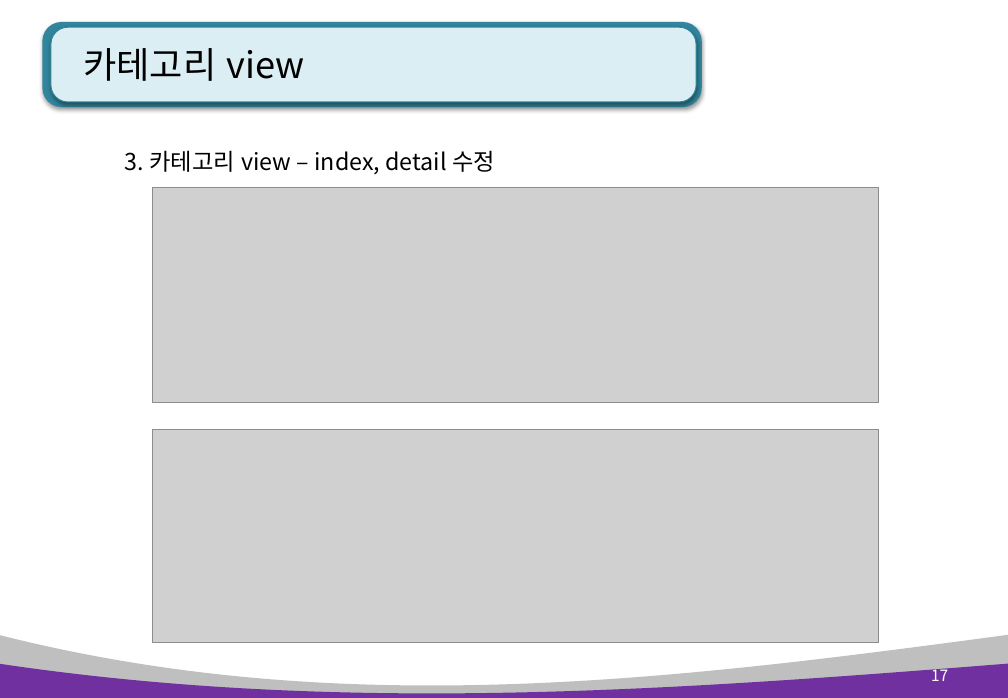
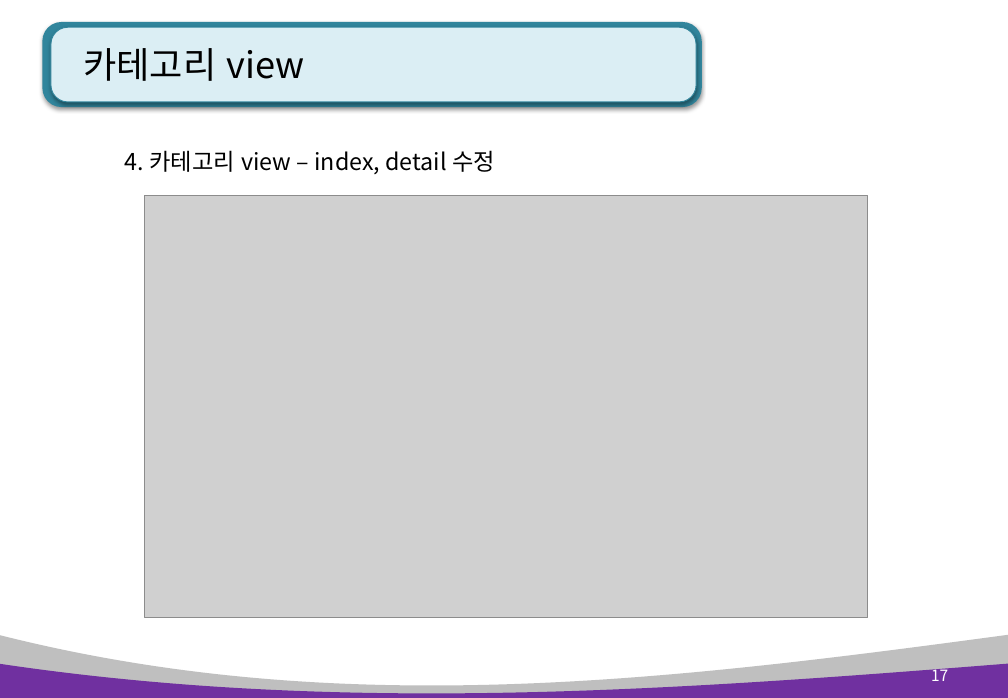
Before and after one commit to kiyongee2/green_project_web, a slide deck: slide 17 of django_ppt/blog_ppt/3장. blog 글수정, 삭제 및 카테고리.pptx. Drawn at 1008x698 pixels with LibreOffice and Linux fonts; fonts in the diff are those of the drawing; grey boxes stand for pictures. Boxes give left, top, right and bottom in pixels: in the first picture for what was removed or moved away, otherwise in the second. Text is boxed around its words. In the diff, an @@ line names an element or a change of style, - is before the commit and + after.

```diff
--- a/django_ppt/blog_ppt/3장. blog 글수정, 삭제 및 카테고리.pptx
+++ b/django_ppt/blog_ppt/3장. blog 글수정, 삭제 및 카테고리.pptx
@@ text at box(125, 150, 495, 174): text changed @@
-3. 카테고리 view – index, detail 수정
+4. 카테고리 view – index, detail 수정
@@ picture added at box(145, 195, 868, 618) @@
@@ picture removed at box(153, 188, 879, 402) @@
@@ picture removed at box(153, 430, 879, 642) @@
```
Also in this commit, not shown: 15 other slides changed, 2 other files.
